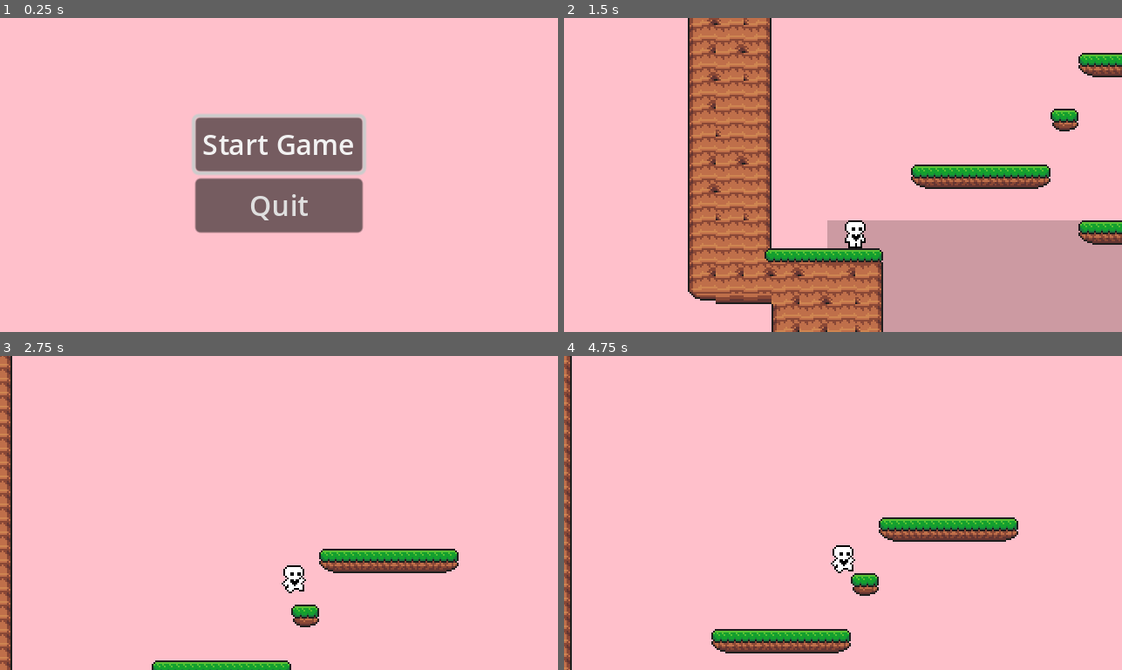
Above: before the commit, frames 1-4 (two rows, left to right).
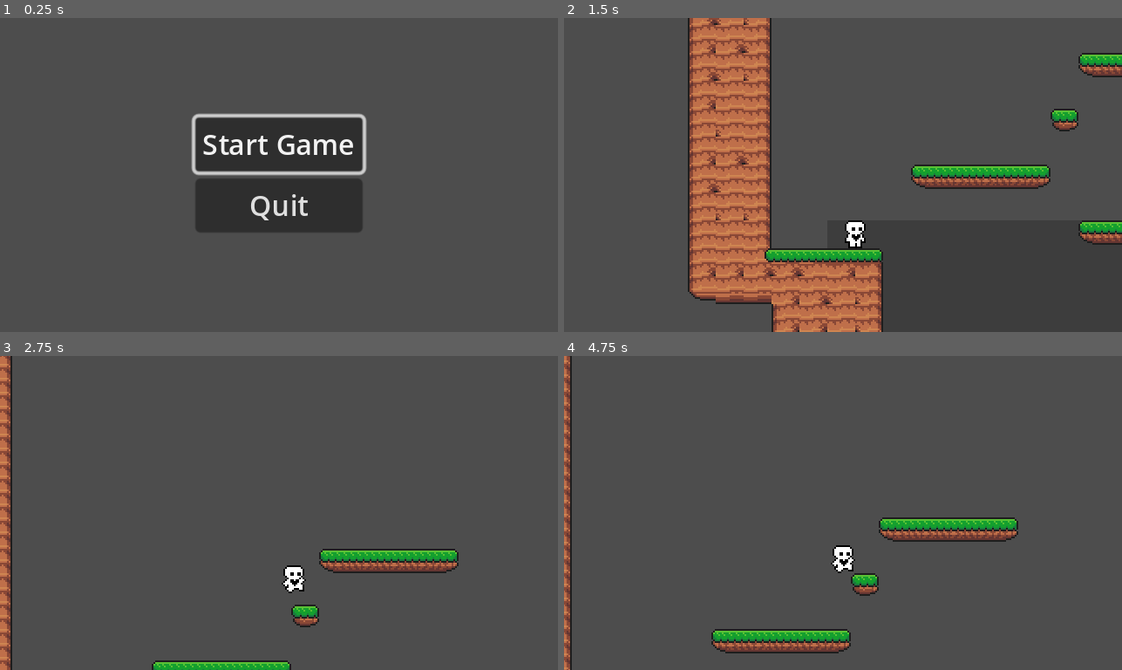
Above: after the commit, the same moments.

Repository: alwong18/AnimalExplorer
Game: Godot game, scene res://Scenes/start_menu.tscn
Same seed, same stepped clock (60 frames per second), same inputs: the game is played once before the commit and once after it.
Inputs:
- Up to frame 1 (0.25 s): no input
- Up to frame 2 (1.5 s): click "Start Game" at 0.5 s; hold Right (move_right) from 1.28 s (still down)
- Up to frame 3 (2.75 s): keep holding Right (move_right); tap Up (move_up) at 1.52, 2.27 s
- Up to frame 4 (4.75 s): release Right (move_right) at 2.78 s; hold Left (move_left) 2.78-3.53 s; hold Right (move_right) from 3.53 s (still down); tap Up (move_up) at 3.77, 4.52 s

The runs differ from the first frame. In frame 1, 99% of the frame differs, in the area x 0-100%, y 0-100%; in frame 2, 77%; in frame 3, 95%; in frame 4, 94%.

Commit message:
enemy walks free

Diff:
--- a/Scenes/World.tscn
+++ b/Scenes/World.tscn
@@ -1,12 +1,7 @@
-[gd_scene load_steps=3 format=3 uid="uid://k5rl6ostil4q"]
+[gd_scene load_steps=2 format=3 uid="uid://k5rl6ostil4q"]
 
 [ext_resource type="PackedScene" uid="uid://b5doxaq34uvii" path="res://Scenes/player.tscn" id="1_e5v70"]
-[ext_resource type="PackedScene" uid="uid://b3ryt25d8sqst" path="res://Scenes/walking_enemy.tscn" id="2_excf4"]
 
 [node name="World" type="Node"]
 
 [node name="Player" parent="." instance=ExtResource("1_e5v70")]
-
-[node name="WalkingEnemy" parent="." instance=ExtResource("2_excf4")]
-position = Vector2(141, 169)
-scale = Vector2(0.2, 0.2)
--- a/Scenes/level_one.tscn
+++ b/Scenes/level_one.tscn
@@ -1,12 +1,14 @@
-[gd_scene load_steps=3 format=3 uid="uid://btn7chbg84tk"]
+[gd_scene load_steps=4 format=3 uid="uid://d6u4p8bf0vfe"]
 
 [ext_resource type="PackedScene" uid="uid://k5rl6ostil4q" path="res://Scenes/World.tscn" id="1_7hj86"]
-[ext_resource type="PackedScene" uid="uid://bxapxc3rbfnw8" path="res://Scenes/level_1_tile_map.tscn" id="2_x3bm2"]
+[ext_resource type="PackedScene" uid="uid://8oocy0wrsac1" path="res://Scenes/level_1_tile_map.tscn" id="2_x3bm2"]
+[ext_resource type="PackedScene" uid="uid://dhy0vqe2t5b1q" path="res://Scenes/walking_enemy.tscn" id="3_sqda2"]
 
 [node name="LevelOne" instance=ExtResource("1_7hj86")]
 
 [node name="Level1TileMap" parent="." index="1" instance=ExtResource("2_x3bm2")]
 layer_0/tile_data = PackedInt32Array(131070, 524289, 0, 131071, 393217, 0, 65536, 327681, 0, 65537, 131073, 0, 196606,  …(46537 unchanged characters)…
 
-[node name="WalkingEnemy" parent="." index="2"]
-position = Vector2(126, 100)
+[node name="WalkingEnemy" parent="." index="2" instance=ExtResource("3_sqda2")]
+position = Vector2(116, 100)
+scale = Vector2(0.2, 0.199)
--- a/Scenes/player.tscn
+++ b/Scenes/player.tscn
@@ -82,7 +82,6 @@
 size = Vector2(9, 16)
 
 [node name="Player" type="CharacterBody2D"]
-collision_layer = 2
 floor_constant_speed = true
 floor_snap_length = 3.0
 script = ExtResource("1_u82nx")
--- a/Scripts/World.gd
+++ b/Scripts/World.gd
@@ -5,7 +5,7 @@
 @onready var level_completed = $CanvasLayer/LevelCompleted
 
 func _ready():
-	RenderingServer.set_default_clear_color(Color.BLACK)
+#	RenderingServer.set_default_clear_color(Color.BLACK)
 	Events.level_completed.connect(show_level_completed)
 
 func show_level_completed():
--- a/Scripts/start_menu.gd
+++ b/Scripts/start_menu.gd
@@ -3,7 +3,7 @@
 @onready var start_game_button = %StartGameButton
 
 func _ready():
-	RenderingServer.set_default_clear_color(Color.PINK)
+#	RenderingServer.set_default_clear_color(Color.PINK)
 	start_game_button.grab_focus()
 
 func _on_start_game_button_pressed():
Not shown: 1 places in Scenes/level_1_tile_map.tscn that only renumber resources
Not shown: 1 places in Scenes/level_transition.tscn that only renumber resources
Not shown: 1 places in Scenes/level_two.tscn that only renumber resources
Not shown: 1 places in Scenes/walking_enemy.tscn that only renumber resources
